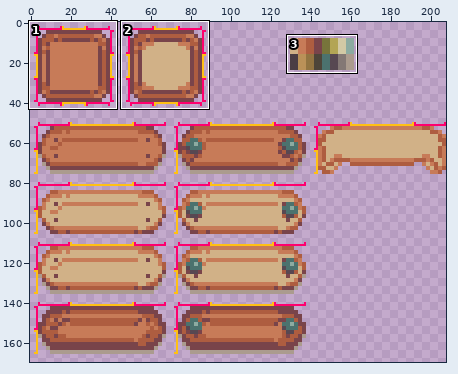
Sprite sheet: src/Themes/custom_GUI.png. Above, an overview of the earlier version with the close-up marked.
Close-up. Before the commit:
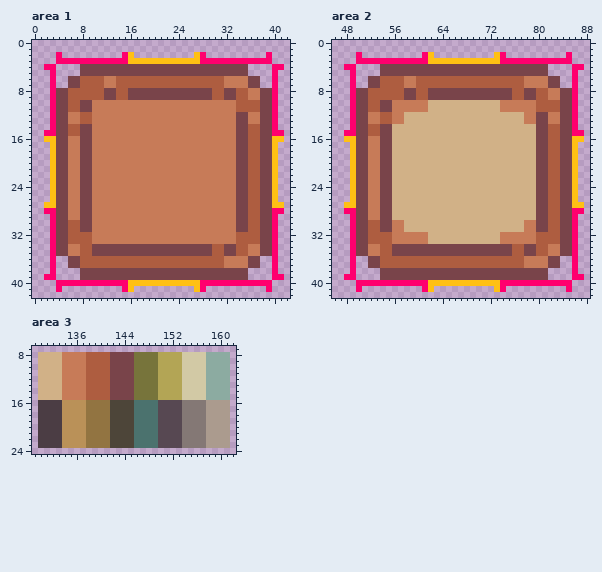
The file is 208x300 pixels. Shown: area 1: x 0..42, y 0..42; area 2: x 46..88, y 0..42; area 3: x 129..162, y 7..24. The wide view leaves out empty margins. The commit also changed other parts of the picture, which this record leaves out.
The result:
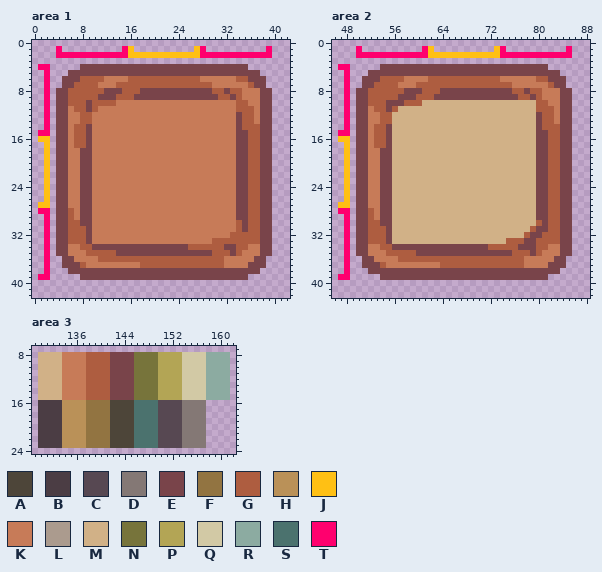
Palette (. is transparent): A #4d4539  B #4b3d44  C #574852  D #847875  E #79444a  F #927441  G #ae5d40  H #ba9158  J #ffc014  K #c77b58  L #ab9b8e  M #d1b187  N #77743b  P #b3a555  Q #d2c9a5  R #8caba1  S #4b726e  T #ff006e
Difference:
Changed rows in their new state; - is an unchanged pixel.
Area 1:
first column x 1:
 1 ---T----------TJ----------JT----------T--
 2 ----TTTTTTTTTT--JJJJJJJJJJ--TTTTTTTTTT---
 3 ---....................................--
 4 T-.------------------------------------..
 5 -T.--EE----------------------------EE--.-
 6 -T.-E--------KK------------KKKK--GG--E-.-
 7 -T.-E-G---K------------------KK----G-E-.-
 8 -T.----------E-GG---------------G-K----.-
 9 -T.-------E----G-------------E-G--K----.-
10 -T.----G-GGGG----------------------KK--.-
11 -T.--K-G-G--------------------------K--.-
12 -T.-------------------------------GG---.-
13 -T.-------------------------------GG---.-
14 -T.--K-G--------------------------G----.-
15 T-.--K-G-------------------------------..
16 J-.---GG-------------------------------..
17 -J.---GG-------------------------------.-
18 -J.------------------------------------.-
19 -J.------------------------------------.-
20 -J.------------------------------------.-
21 -J.------------------------------------.-
22 -J.------------------------------------.-
23 -J.------------------------------------.-
24 -J.------------------------------------.-
25 -J.------------------------------------.-
26 -J.------------------------------------.-
27 J-.------------------------------------..
28 T-.--G---------------------------------..
29 -T.--G---------------------------------.-
30 -T.------------------------------G-----.-
31 -T.----G-------------------------G-----.-
32 -T.-----E-----------------------G------.-
33 -T.-----E--------------------GGGG------.-
34 -T.----------------------GGGG----------.-
35 -T.----K-GGGG------------------G--K----.-
36 -T.-E-KKKK-------------------------K-E-.-
37 -T.-E---KKKKKKKKK--------------------E-.-
38 -T.--EE----------------------------EE--.-
39 T-.------------------------------------..
40 ---....................................--
41 ---.----------..----------..----------.--
Area 2:
first column x 47:
 1 ---T----------TJ----------JT----------T--
 2 ----TTTTTTTTTT--JJJJJJJJJJ--TTTTTTTTTT---
 3 ---....................................--
 4 T-.------------------------------------..
 5 -T.--EE----------------------------EE--.-
 6 -T.-E--------KK------------KKKK--GG--E-.-
 7 -T.-E-G---K------------------KK----G-E-.-
 8 -T.----------E-GG---------------G-K----.-
 9 -T.-------E----G-------------E-G--K----.-
10 -T.----G-EEGGGM------------MMMMMM--KK--.-
11 -T.--K-G-GMMMMM------------MMMMMM---K--.-
12 -T.------MM--------------------MM-GG---.-
13 -T.------MM--------------------MM-GG---.-
14 -T.--K-G--------------------------G----.-
15 T-.--K-G-------------------------------..
16 J-.---GG-------------------------------..
17 -J.---GG-------------------------------.-
18 -J.------------------------------------.-
19 -J.------------------------------------.-
20 -J.------------------------------------.-
21 -J.------------------------------------.-
22 -J.------------------------------------.-
23 -J.------------------------------------.-
24 -J.------------------------------------.-
25 -J.------------------------------------.-
26 -J.------------------------------------.-
27 J-.------------------------------------..
28 T-.--G---------------------------------..
29 -T.--G---------------------------------.-
30 -T.------MM--------------------MMG-----.-
31 -T.----G-MM--------------------MG------.-
32 -T.-----EMMMMMM------------MMMMGEE-----.-
33 -T.-----EMMMMMM------------MGGGEE------.-
34 -T.----------------------GGGG-E--------.-
35 -T.----K-GGGG------------------G--K----.-
36 -T.-E-KKKK-------------------------K-E-.-
37 -T.-E---KKKKKKKKK--------------------E-.-
38 -T.--EE----------------------------EE--.-
39 T-.------------------------------------..
40 ---....................................--
41 ---.----------..----------..----------.--
Area 3:
first column x 158:
16 ....
17 ....
18 ....
19 ....
20 ....
21 ....
22 ....
23 ....
Changed places in both close-ups, as pixel boxes (x1, y1, x2, y2):
changed: (38, 46, 284, 292)
changed: (338, 46, 584, 292)
erased: (206, 400, 230, 448)
